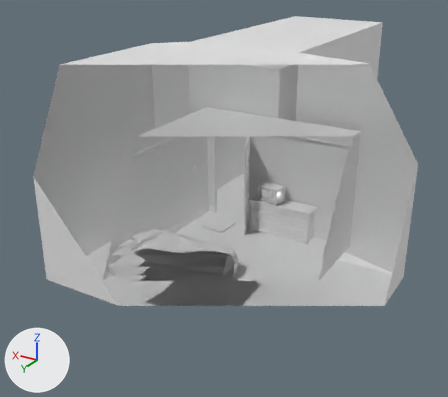
The glTF model public/levels/bedroom-open.glb: old version first, new version second.
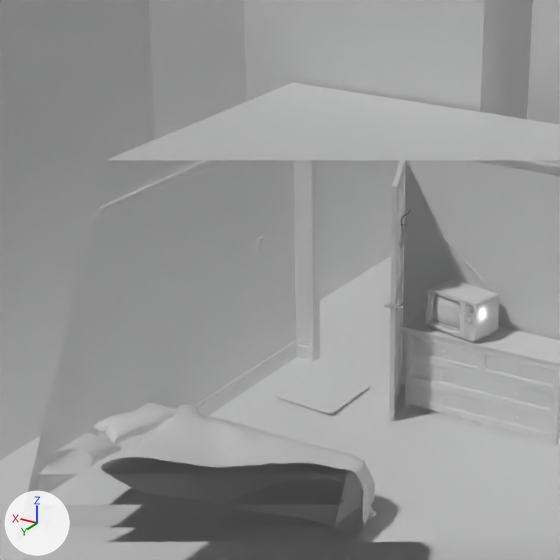
There are two pictures of each version: one whole from a camera (50 mm lens) standing at (-6.8, 11.32, 7.55) and looking at (1.53, -2.56, 0.61), one close up on the part from 22% to 69% of the width and 19% to 72% of the height. The lights are fixed; the arrows at lower left show +X, +Y and +Z. The first two pictures are the older version. Everything nearer to the camera than a plane just in front of the edit is cut away. Where no turn or scale is listed for an object, it has been applied to the vertices.

In view in the first close-up: 'BedOpen', 'CarpetOpen', 'CoatHangerOpen', 'Cube', 'Dooropen', 'Room'.
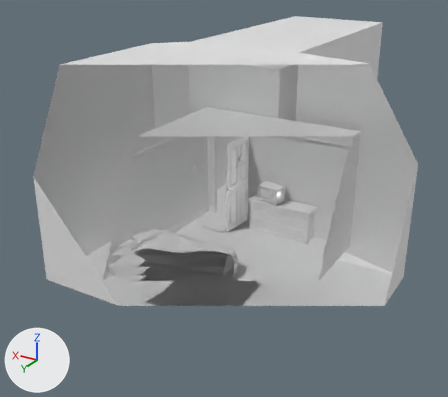
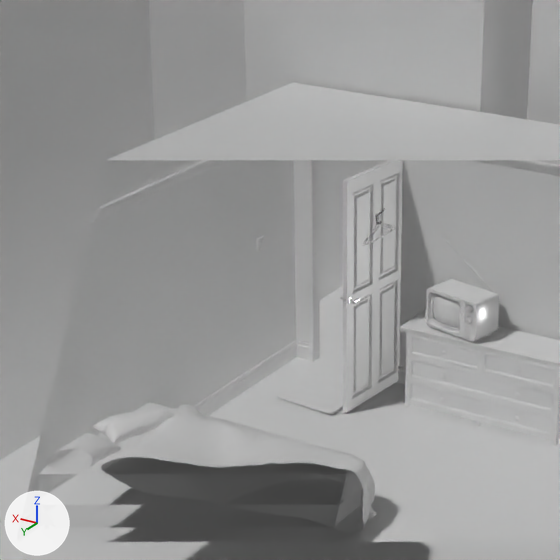
Boxes (x1, y1, x2, y2) around the edits, measured in the close-ups (560 x 560 px):
'Dooropen', turned: before (384, 160, 411, 420); after (340, 160, 403, 413)
'CoatHangerOpen', turned, moved: before (399, 215, 407, 248); after (363, 212, 395, 246)

Diff of the bpy script that builds the scene:
```diff
--- a/public/levels/bedroom-open.glb.py
+++ b/public/levels/bedroom-open.glb.py
@@ ob_coathangeropen @@
 ob_coathangeropen.parent = ob_bedroom
-ob_coathangeropen.location = (0.538, -1.931, 1.504)
-ob_coathangeropen.rotation_euler = (0.0125, -0.0164, -1.157)  # degrees (0.7, -0.9, -66)
+ob_coathangeropen.location = (0.384, 0.0521, 0.463)
+ob_coathangeropen.rotation_euler = (0.0125, -0.0164, 3.14)  # degrees (0.7, -0.9, 180)
 ob_coathangeropen.scale = (0.21, 0.21, 0.21)
@@ ob_dooropen @@
 ob_dooropen.location = (0.741, -2.261, 1.042)
-ob_dooropen.rotation_euler = (0.0, 0.0, 1.987)  # degrees (0, 0, 114)
+ob_dooropen.rotation_euler = (0.0, 0.0, 1.484)  # degrees (0, 0, 85)
```
